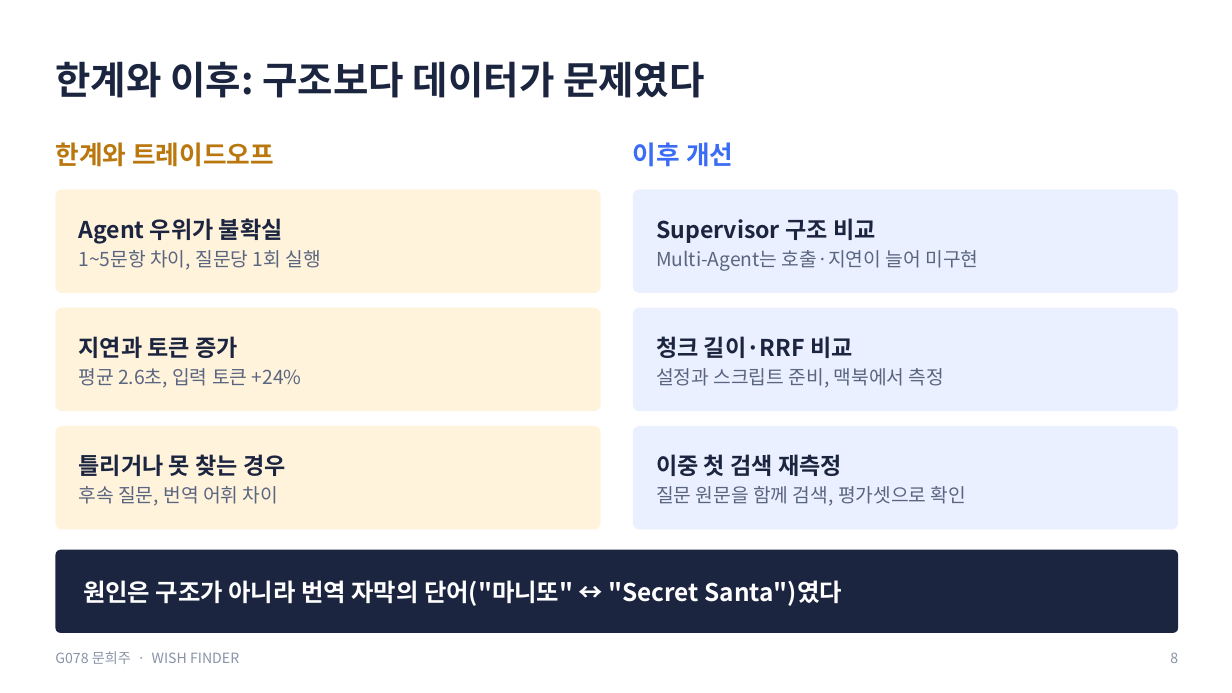
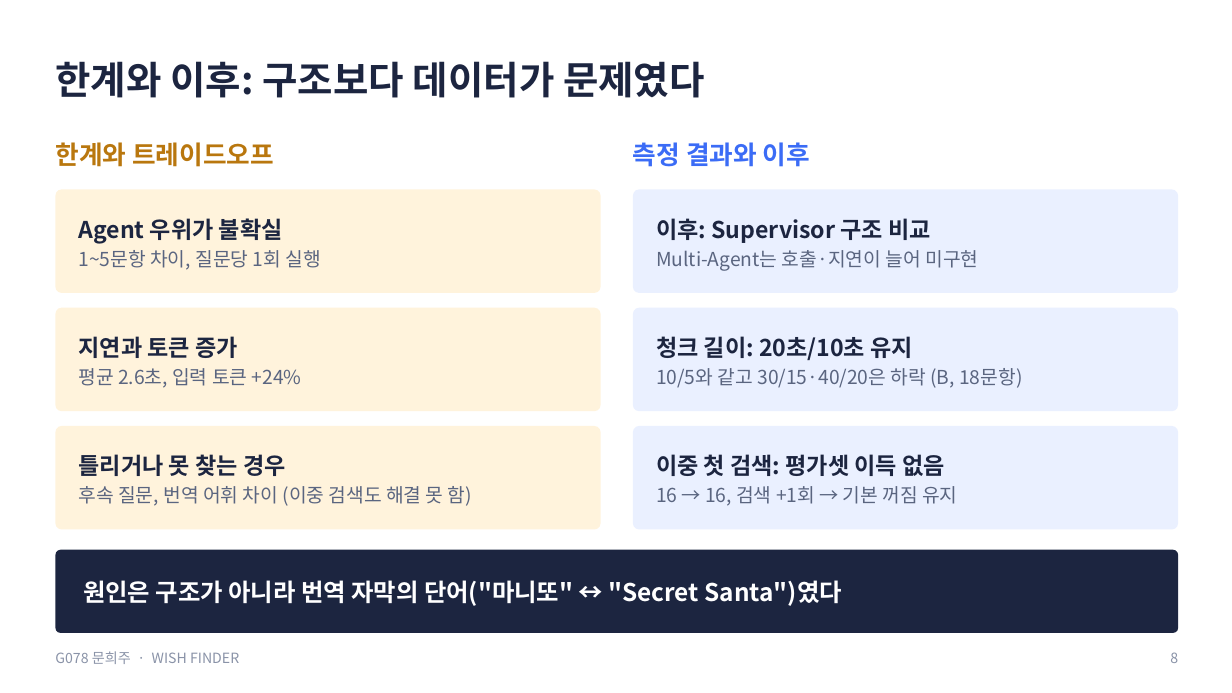
Before and after one commit to creepygrape/skala-AICapstone-mini-2, a slide deck: slide 8 of docs/exec/G078_문희주_발표.pptx. Drawn at 1232x693 pixels with LibreOffice and Linux fonts; fonts in the diff are those of the drawing. Boxes give left, top, right and bottom in pixels: in the first picture for what was removed or moved away, otherwise in the second. Text is boxed around its words. In the diff, an @@ line names an element or a change of style, - is before the commit and + after.

```diff
--- a/docs/exec/G078_문희주_발표.pptx
+++ b/docs/exec/G078_문희주_발표.pptx
@@ text at [633,142,810,167]: text changed @@
-이후 개선
+측정 결과와 이후
@@ text at [656,218,931,243]: text changed @@
-Supervisor 구조 비교
+이후: Supervisor 구조 비교
@@ text at [656,336,1022,388]: text changed @@
-청크 길이·RRF 비교
-설정과 스크립트 준비, 맥북에서 측정
+청크 길이: 20초/10초 유지
+10/5와 같고 30/15·40/20은 하락 (B, 18문항)
@@ text at [656,454,957,506]: text changed @@
-이중 첫 검색 재측정
-질문 원문을 함께 검색, 평가셋으로 확인
+이중 첫 검색: 평가셋 이득 없음
+16 → 16, 검색 +1회 → 기본 꺼짐 유지
@@ text at [79,486,472,506]: text changed @@
-후속 질문, 번역 어휘 차이
+후속 질문, 번역 어휘 차이 (이중 검색도 해결 못 함)
```
Also in this commit, not shown: 2 other slides changed, 8 other files.
